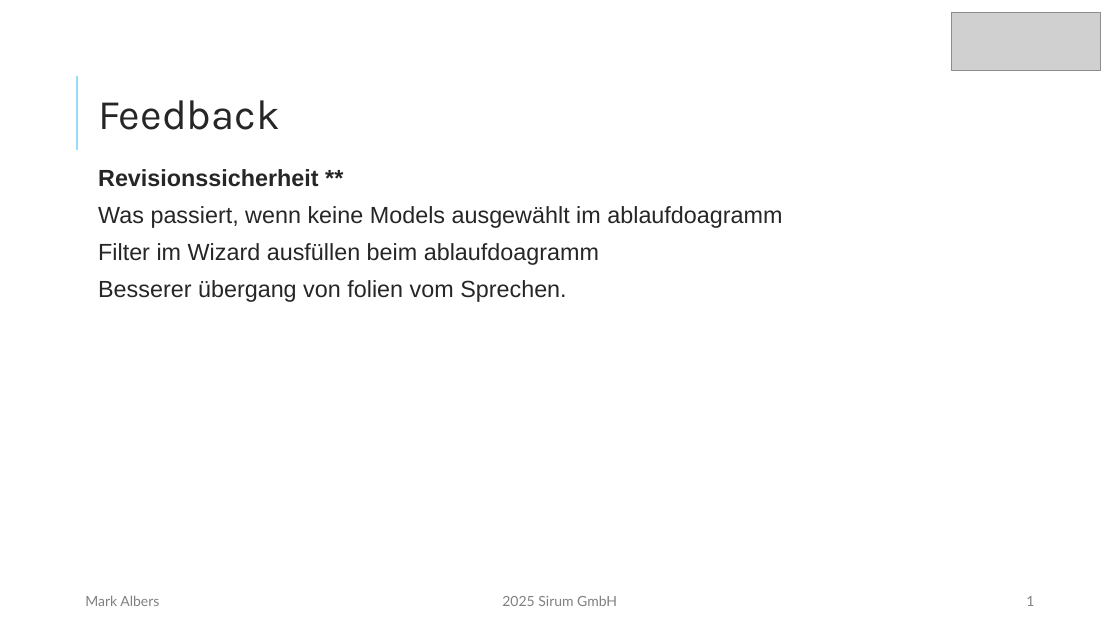
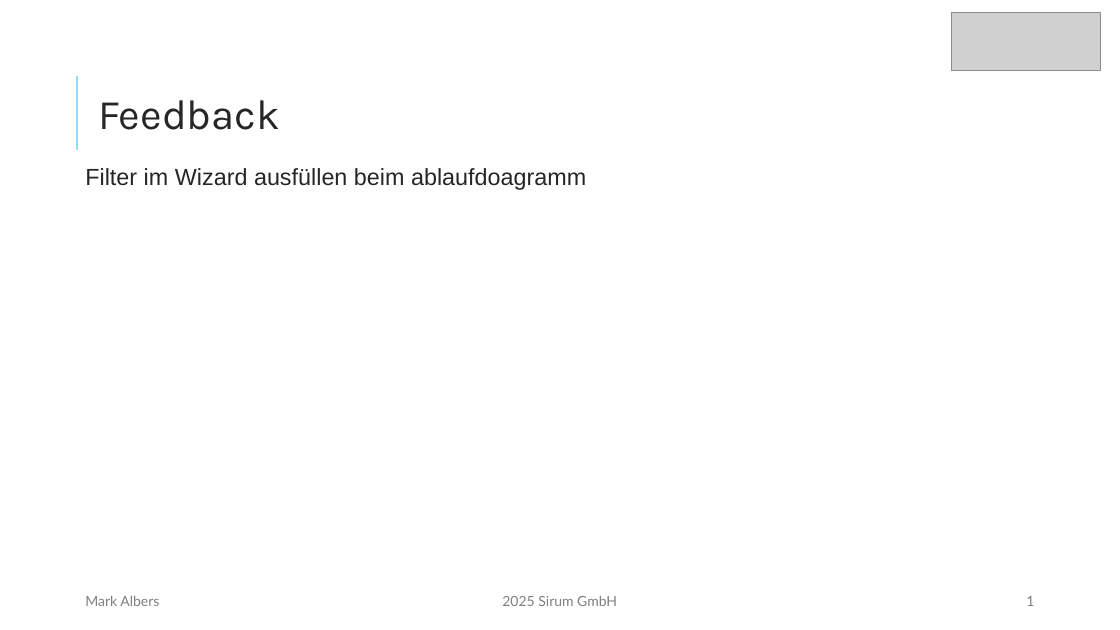
Before and after one commit to mork02/IHK-Projekt, a slide deck: slide 1 of Präsentation/Entwicklung eines Odoo-Moduls zur ZIP-komprimierten Dateiverwaltung im Dokumentenmanagementsystem.pptx. Drawn at 1120x630 pixels with LibreOffice and Linux fonts; fonts in the diff are those of the drawing; grey boxes stand for pictures. Boxes give left, top, right and bottom in pixels: in the first picture for what was removed or moved away, otherwise in the second. Text is boxed around its words. In the diff, an @@ line names an element or a change of style, - is before the commit and + after.

```diff
--- a/Präsentation/Entwicklung eines Odoo-Moduls zur ZIP-komprimierten Dateiverwaltung im Dokumentenmanagementsystem.pptx
+++ b/Präsentation/Entwicklung eines Odoo-Moduls zur ZIP-komprimierten Dateiverwaltung im Dokumentenmanagementsystem.pptx
@@ text "Filter im Wizard ausfüllen beim ...": place and size @@
-text "Filter im Wizard ausfüllen beim ..." at (98,169,782,302)
+text "Filter im Wizard ausfüllen beim ..." at (85,168,586,190)
@@ text at (98,169,782,228): paragraphs removed @@
-Revisionssicherheit **
-Was passiert, wenn keine Models ausgewählt im ablaufdoagramm
@@ text at (98,280,566,302): paragraph removed @@
-Besserer übergang von folien vom Sprechen.
```
Also in this commit, not shown: 5 other slides changed, 1 slide added, 3 other files.
